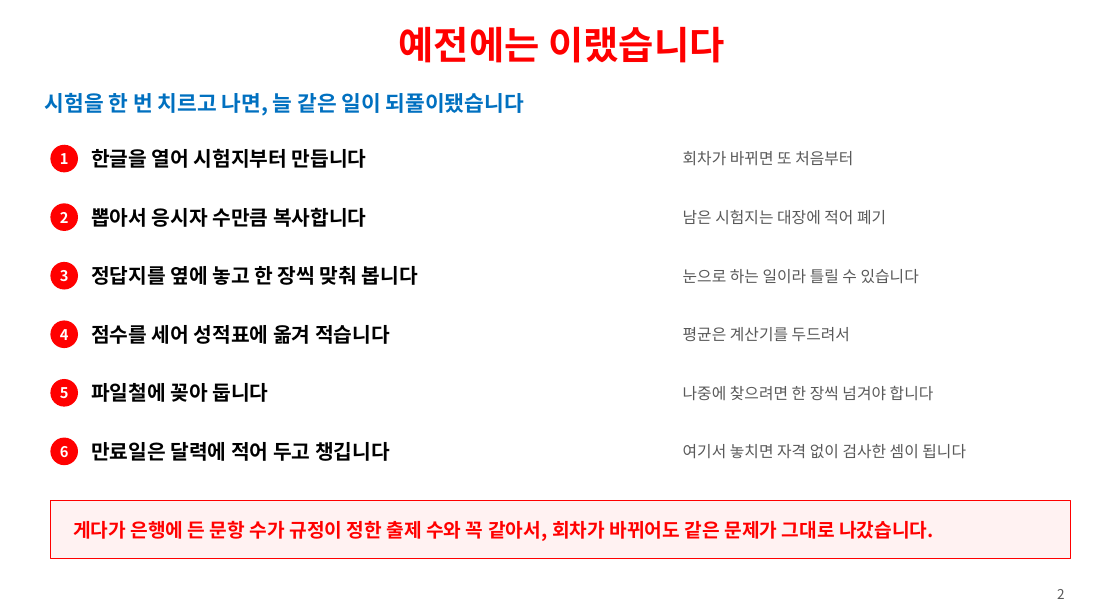
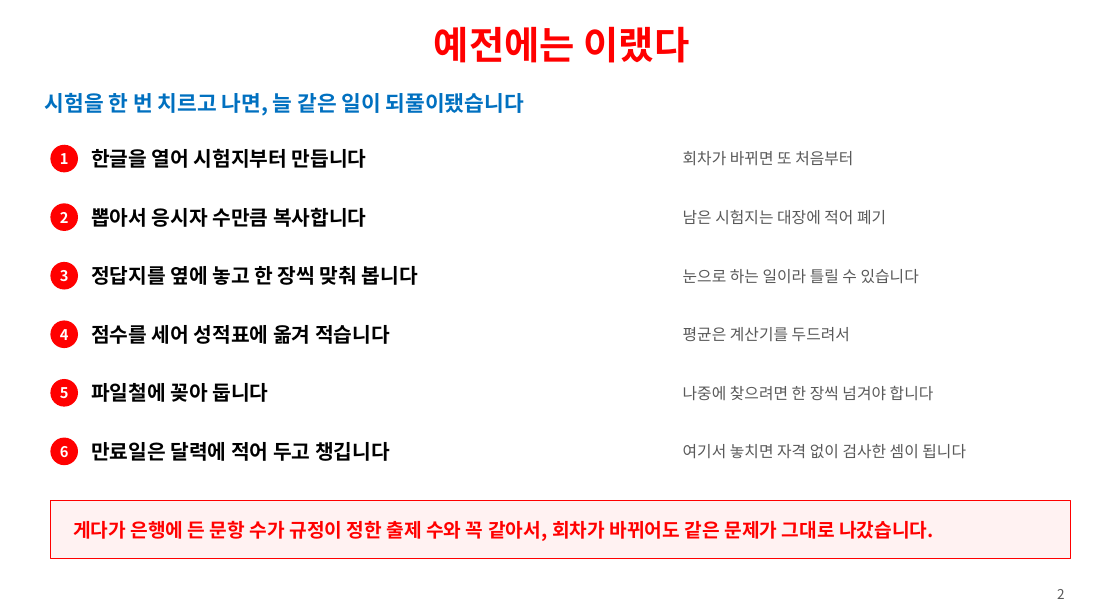
Before and after one commit to ys1277-sys/HIENDT-CBT, a slide deck: slide 2 of docs/발표자료-CBT-2026-08.pptx. Drawn at 1120x610 pixels with LibreOffice and Linux fonts; fonts in the diff are those of the drawing. Boxes give left, top, right and bottom in pixels: in the first picture for what was removed or moved away, otherwise in the second. Text is boxed around its words. In the diff, an @@ line names an element or a change of style, - is before the commit and + after.

```diff
--- a/docs/발표자료-CBT-2026-08.pptx
+++ b/docs/발표자료-CBT-2026-08.pptx
@@ text at (434, 26, 690, 63): text changed @@
-예전에는 이랬습니다
+예전에는 이랬다
```
Also in this commit, not shown: 11 other slides changed, 1 other file.
